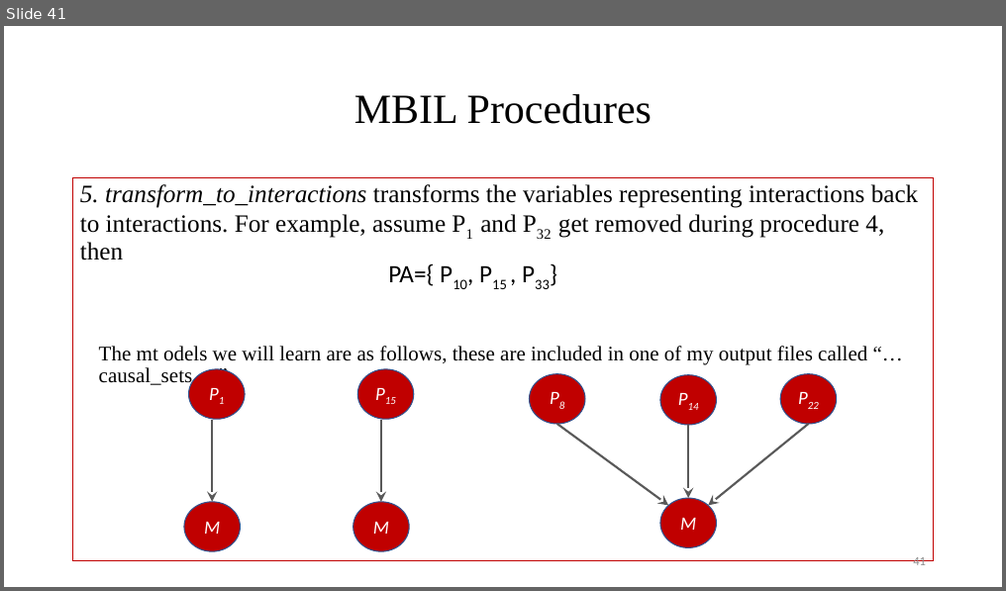
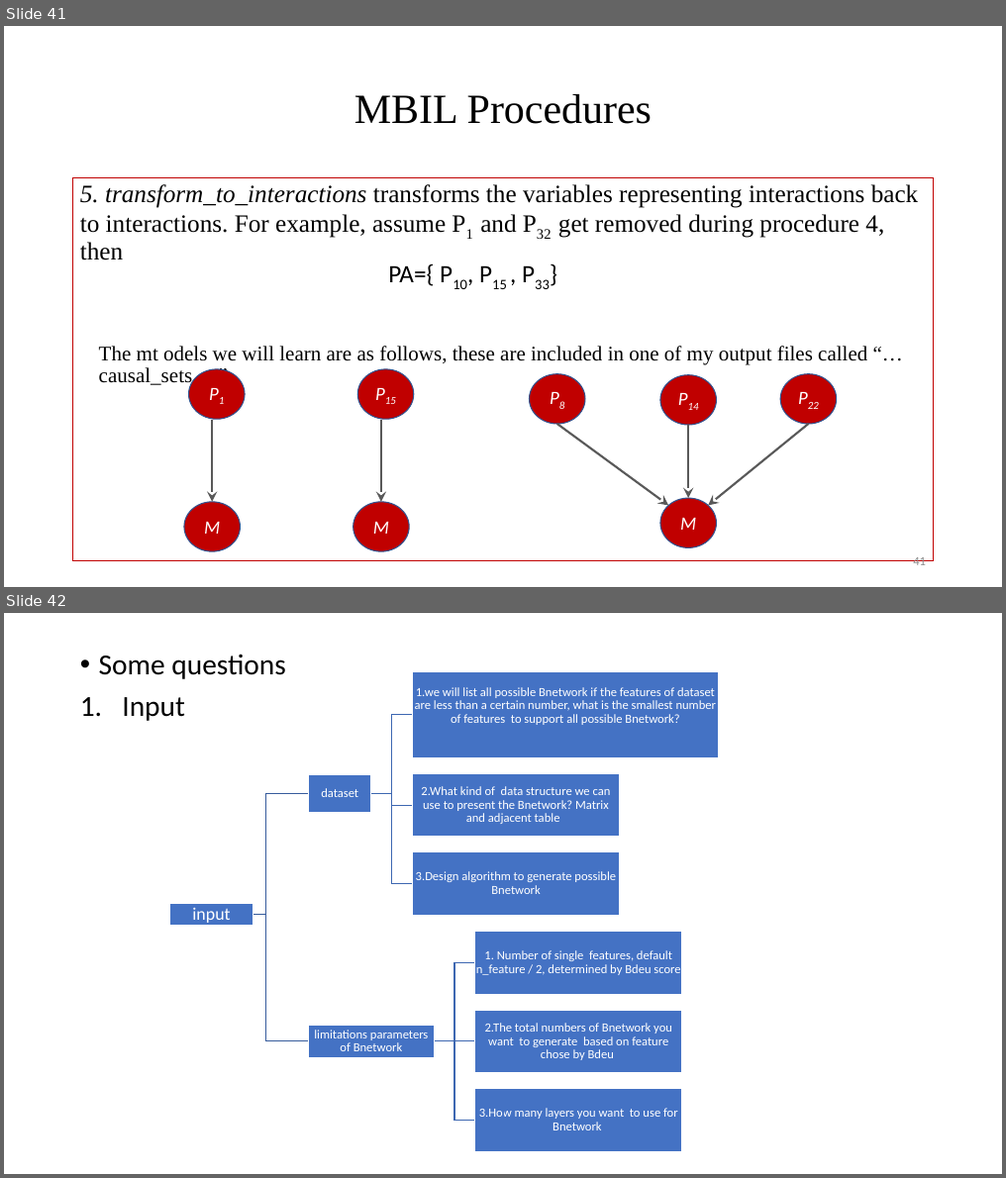
Before and after one commit to XiaJiang-2/MBIL, a slide deck: docs/MBILPresentation2022.3.28.pptx. Shown one above the other, each under a label of ours: slide 41 before the commit, slides 41 and 42 after it. The pictures are 1006x591 and 1006x1178 pixels, drawn with LibreOffice and Linux fonts; fonts in the diff are those of the drawing. Boxes give left, top, right and bottom in pixels: in the first picture for what was removed or moved away, otherwise in the second. Text is boxed around its words. In the diff, an @@ line names an element or a change of style, - is before the commit and + after.

```diff
--- a/docs/MBILPresentation2022.3.28.pptx
+++ b/docs/MBILPresentation2022.3.28.pptx
@@ slide 42 added at (4, 613, 1002, 1174), background #FFFFFF @@
@@ text added at (99, 654, 285, 721), 28 pt, text #000000 @@
+• Some questions
+1. Input
@@ group added at (170, 672, 719, 1152): 9 rectangles, 9 texts, 8 freeform shapes @@
+input
+dataset
+1.we will list all possible Bnetwork if the features of dataset are less than a certain number, what is the smallest number of features to support all possible Bnetwork?
+2.What kind of data structure we can use to present the Bnetwork? Matrix and adjacent table
+3.Design algorithm to generate possible Bnetwork
+limitations parameters of Bnetwork
+1. Number of single features, default n_feature / 2, determined by Bdeu score
+2.The total numbers of Bnetwork you want to generate based on feature chose by Bdeu
+3.How many layers you want to use for Bnetwork
@@ arrow added from (503, 1119) to (503, 1100), #4472C4 0.5 pt @@
```
